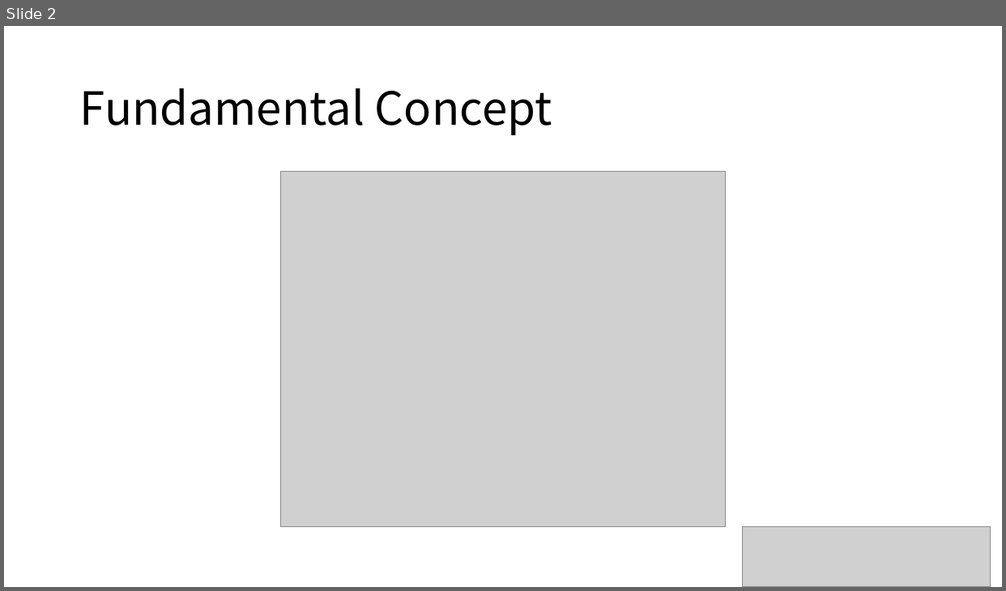
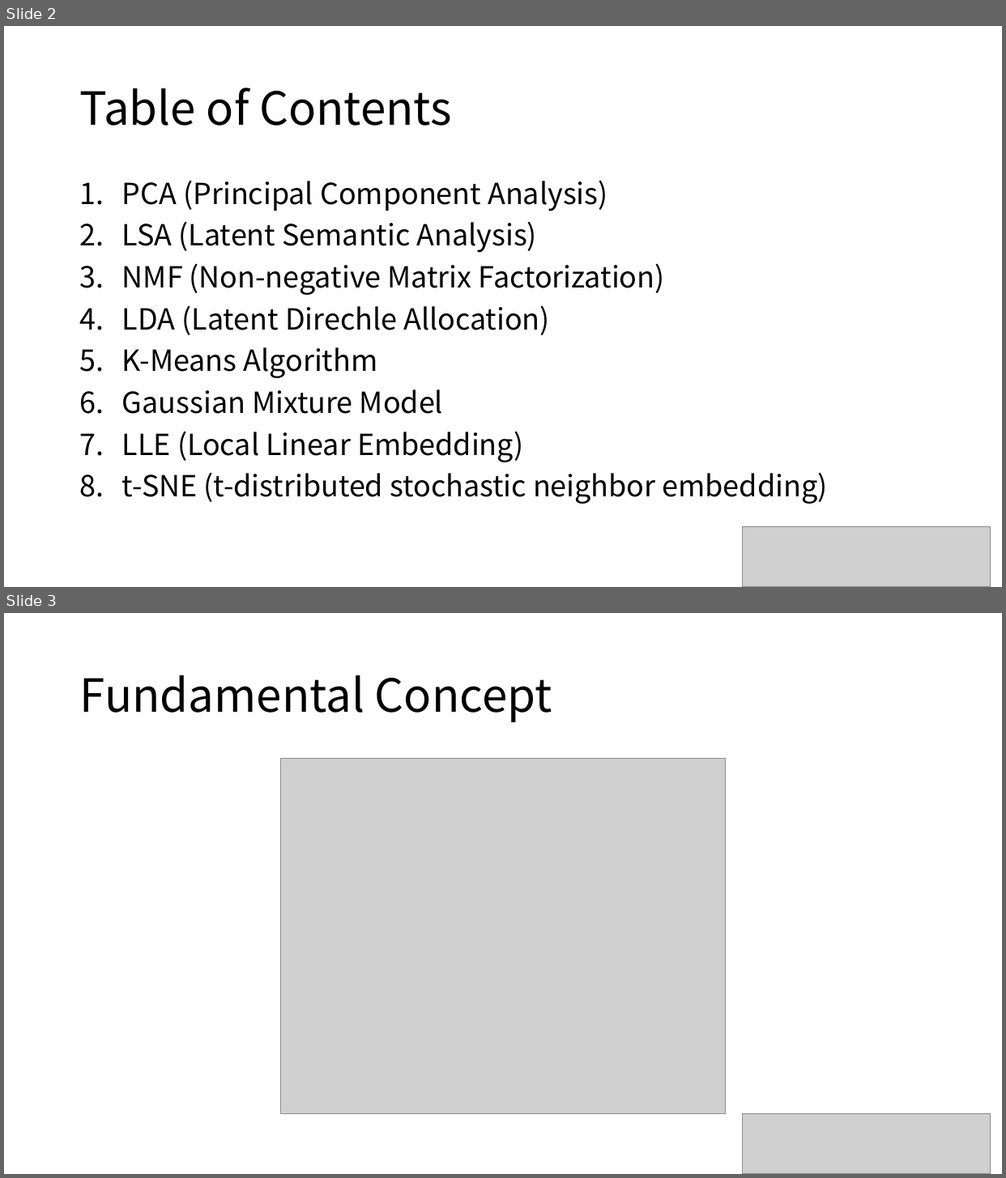
Before and after one commit to majorWallet/Machine_Learning_Algorithms_Library, a slide deck: 발표자료/3_Unsuprervised_Learning.pptx. Shown one above the other, each under a label of ours: slide 2 before the commit, slides 2 and 3 after it. The pictures are 1006x591 and 1006x1178 pixels, drawn with LibreOffice and Linux fonts; fonts in the diff are those of the drawing; grey boxes stand for pictures. Boxes give left, top, right and bottom in pixels: in the first picture for what was removed or moved away, otherwise in the second. Text is boxed around its words. In the diff, an @@ line names an element or a change of style, - is before the commit and + after.

```diff
--- a/발표자료/3_Unsuprervised_Learning.pptx
+++ b/발표자료/3_Unsuprervised_Learning.pptx
@@ slide 2 added at box(4, 26, 1002, 587), background #FFFFFF @@
@@ title added at box(80, 88, 452, 126), 44 pt, text #000000 @@
+Table of Contents
@@ text added at box(122, 180, 828, 504), 28 pt, text #000000 @@
+1. PCA (Principal Component Analysis)
+2. LSA (Latent Semantic Analysis)
+3. NMF (Non-negative Matrix Factorization)
+4. LDA (Latent Direchle Allocation)
+5. K-Means Algorithm
+6. Gaussian Mixture Model
+7. LLE (Local Linear Embedding)
+8. t-SNE (t-distributed stochastic neighbor embedding)
@@ picture added at box(742, 527, 991, 587) @@
@@ what was slide 2 is now slide 3 @@
```
Also in this commit, not shown: 11 slides changed, 48 other files.
